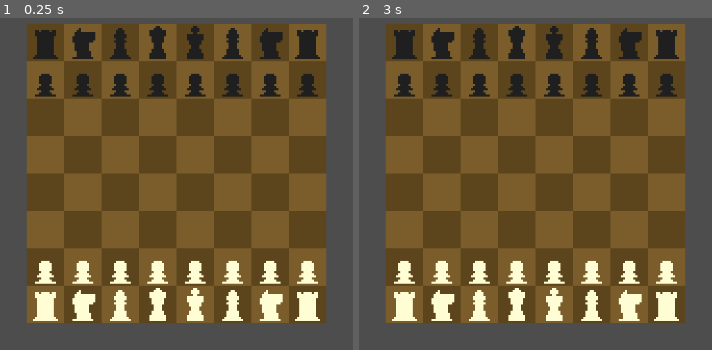
Above: before the commit, frames 1-2 (left to right).
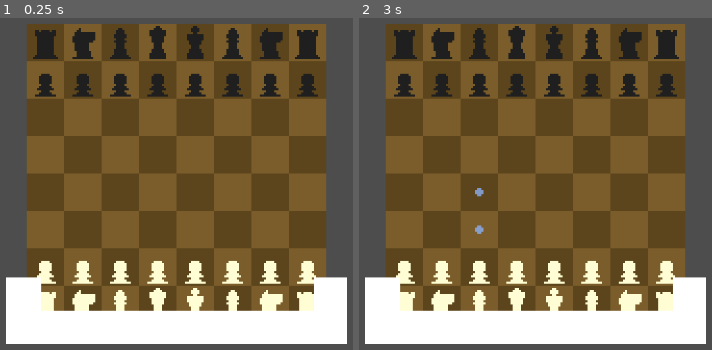
Above: after the commit, the same moments.

Repository: DavidBarta92/Golem-Chess
Game: Godot game, scene res://Scenes/main.tscn
Two runs of this game, one before a commit and one after it. Both use one fixed random seed, a clock stepped at 60 frames per second and the inputs below.
Inputs (mouse positions are in pixels of both pictures, inside the frame that each line leads up to):
- Up to frame 1 (0.25 s): no input
- Up to frame 2 (3 s): tap Enter at 0.5, 2 s; move the mouse to (711, 150) at 0.52 s; click (711, 150) at 0.67 s; tap Space at 1.25, 2.75 s; move the mouse to (376, 197) at 1.27 s; click (376, 197) at 1.42 s; move the mouse to (616, 74) at 2.02 s; click (616, 74) at 2.17 s; move the mouse to (496, 263) at 2.77 s; click (496, 263) at 2.92 s

The runs differ from the first frame. In frame 1, 12% of the frame differs, in the area x 1-99%, y 78-99%; in frame 2, 12%, in the area x 1-99%, y 51-99%.

Commit message:
classic moves validation

Diff:
--- a/Scenes/chess.gd
+++ b/Scenes/chess.gd
@@ -21,53 +21,101 @@
 const TURN_WHITE = preload("res://Assets/turn-white.png")
 const TURN_BLACK = preload("res://Assets/turn-black.png")
 
-@onready var pieces: Node2D = $Pieces
-@onready var dots: Node2D = $Dots
-@onready var turn: Sprite2D = $Turn
-
-#variables
-# -6 is = black king
-# -5 is = black queen
-# -4 is = black rook
-# -3 is = black bishop
-# -2 is = black knight
-# -1 is = black pawn
-# 0 is = empty
-# 6 is = white king
-# 5 is = white queen
-# 4 is = white rook
-# 3 is = white bishop
-# 2 is = white knight
-# 1 is = white pawn
+const PIECE_MOVE = preload("res://Assets/Piece_move.png")
+
+@onready var pieces = $Pieces
+@onready var dots = $Dots
+@onready var turn = $Turn
+@onready var white_pieces = $"../CanvasLayer/white_pieces"
+@onready var black_pieces = $"../CanvasLayer/black_pieces"
+
+#Variables
+# -6 = black king
+# -5 = black queen
+# -4 = black rook
+# -3 = black bishop
+# -2 = black knight
+# -1 = black pawn
+# 0 = empty
+# 6 = white king
+# 5 = white queen
+# 4 = white rook
+# 3 = white bishop
+# 2 = white knight
+# 1 = white pawn
 
 var board : Array
-var white : bool
-var state : bool
+var white : bool = true
+var state : bool = false
 var moves = []
 var selected_piece : Vector2
 
+var promotion_square = null
+
+var white_king = false
+var black_king = false
+var white_rook_left = false
+var white_rook_right = false
+var black_rook_left = false
+var black_rook_right = false
+
+var en_passant = null
+
+var white_king_pos = Vector2(0, 4)
+var black_king_pos = Vector2(7, 4)
+
+var fifty_move_rule = 0
+
+var unique_board_moves : Array = []
+var amount_of_same : Array = []
+
 func _ready():
-	board.append([4,2,3,5,6,3,2,4])
-	board.append([1,1,1,1,1,1,1,1])
-	board.append([0,0,0,0,0,0,0,0])
-	board.append([0,0,0,0,0,0,0,0])
-	board.append([0,0,0,0,0,0,0,0])
-	board.append([0,0,0,0,0,0,0,0])
-	board.append([-1,-1,-1,-1,-1,-1,-1,-1])
-	board.append([-4,-2,-3,-5,-6,-3,-2,-4])
+	board.append([4, 2, 3, 5, 6, 3, 2, 4])
+	board.append([1, 1, 1, 1, 1, 1, 1, 1])
+	board.append([0, 0, 0, 0, 0, 0, 0, 0])
+	board.append([0, 0, 0, 0, 0, 0, 0, 0])
+	board.append([0, 0, 0, 0, 0, 0, 0, 0])
+	board.append([0, 0, 0, 0, 0, 0, 0, 0])
+	board.append([-1, -1, -1, -1, -1, -1, -1, -1])
+	board.append([-4, -2, -3, -5, -6, -3, -2, -4])
 
 	display_board()
 
+	var white_buttons = get_tree().get_nodes_in_group("white_pieces")
+	var black_buttons = get_tree().get_nodes_in_group("black_pieces")
+
+	for button in white_buttons:
+		button.pressed.connect(self._on_button_pressed.bind(button))
+
+	for button in black_buttons:
+		button.pressed.connect(self._on_button_pressed.bind(button))
+
+func _input(event):
+	if event is InputEventMouseButton && event.pressed && promotion_square == null:
+		if event.button_index == MOUSE_BUTTON_LEFT:
+			if is_mouse_out(): return
+			var var1 = snapped(get_global_mouse_position().x, 0) / CELL_WIDTH
+			var var2 = abs(snapped(get_global_mouse_position().y, 0)) / CELL_WIDTH
+			if !state && (white && board[var2][var1] > 0 || !white && board[var2][var1] < 0):
+				selected_piece = Vector2(var2, var1)
+				show_options()
+				state = true
+			elif state: set_move(var2, var1)
+
+func is_mouse_out():
+	if get_rect().has_point(to_local(get_global_mouse_position())): return false
+	return true
+
 func display_board():
-
-	print("Displaying board, mérete: ", board.size(), "x", board[0].size())
+	for child in pieces.get_children():
+		child.queue_free()
 
 	for i in BOARD_SIZE:
 		for j in BOARD_SIZE:
 			var holder = TEXTURE_HOLDER.instantiate()
 			pieces.add_child(holder)
 			holder.global_position = Vector2(j * CELL_WIDTH + (CELL_WIDTH / 2), -i * CELL_WIDTH - (CELL_WIDTH / 2))
-			print("Holder pozíció: ", holder.global_position)
+
 			match board[i][j]:
 				-6: holder.texture = BLACK_KING
 				-5: holder.texture = BLACK_QUEEN
@@ -75,10 +123,433 @@
 				-3: holder.texture = BLACK_BISHOP
 				-2: holder.texture = BLACK_KNIGHT
 				-1: holder.texture = BLACK_PAWN
-				0 : holder.texture = null
+				0: holder.texture = null
 				6: holder.texture = WHITE_KING
 				5: holder.texture = WHITE_QUEEN
 				4: holder.texture = WHITE_ROOK
 				3: holder.texture = WHITE_BISHOP
 				2: holder.texture = WHITE_KNIGHT
 				1: holder.texture = WHITE_PAWN
+
+	if white: turn.texture = TURN_WHITE
+	else: turn.texture = TURN_BLACK
+
+func show_options():
+	moves = get_moves(selected_piece)
+	if moves == []:
+		state = false
+		return
+	show_dots()
+
+func show_dots():
+	for i in moves:
+		var holder = TEXTURE_HOLDER.instantiate()
+		dots.add_child(holder)
+		holder.texture = PIECE_MOVE
+		holder.global_position = Vector2(i.y * CELL_WIDTH + (CELL_WIDTH / 2), -i.x * CELL_WIDTH - (CELL_WIDTH / 2))
+
+func delete_dots():
+	for child in dots.get_children():
+		child.queue_free()
+
+func set_move(var2, var1):
+	var just_now = false
+	for i in moves:
+		if i.x == var2 && i.y == var1:
+			fifty_move_rule += 1
+			if is_enemy(Vector2(var2, var1)): fifty_move_rule = 0
+			match board[selected_piece.x][selected_piece.y]:
+				1:
+					fifty_move_rule = 0
+					if i.x == 7: promote(i)
+					if i.x == 3 && selected_piece.x == 1:
+						en_passant = i
+						just_now = true
+					elif en_passant != null:
+						if en_passant.y == i.y && selected_piece.y != i.y && en_passant.x == selected_piece.x:
+							board[en_passant.x][en_passant.y] = 0
+				-1:
+					fifty_move_rule = 0
+					if i.x == 0: promote(i)
+					if i.x == 4 && selected_piece.x == 6:
+						en_passant = i
+						just_now = true
+					elif en_passant != null:
+						if en_passant.y == i.y && selected_piece.y != i.y && en_passant.x == selected_piece.x:
+							board[en_passant.x][en_passant.y] = 0
+				4:
+					if selected_piece.x == 0 && selected_piece.y == 0: white_rook_left = true
+					elif selected_piece.x == 0 && selected_piece.y == 7: white_rook_right = true
+				-4:
+					if selected_piece.x == 7 && selected_piece.y == 0: black_rook_left = true
+					elif selected_piece.x == 7 && selected_piece.y == 7: black_rook_right = true
+				6:
+					if selected_piece.x == 0 && selected_piece.y == 4:
+						white_king = true
+						if i.y == 2:
+							white_rook_left = true
+							white_rook_right = true
+							board[0][0] = 0
+							board[0][3] = 4
+						elif i.y == 6:
+							white_rook_left = true
+							white_rook_right = true
+							board[0][7] = 0
+							board[0][5] = 4
+					white_king_pos = i
+				-6:
+					if selected_piece.x == 7 && selected_piece.y == 4:
+						black_king = true
+						if i.y == 2:
+							black_rook_left = true
+							black_rook_right = true
+							board[7][0] = 0
+							board[7][3] = -4
+						elif i.y == 6:
+							black_rook_left = true
+							black_rook_right = true
+							board[7][7] = 0
+							board[7][5] = -4
+					black_king_pos = i
+			if !just_now: en_passant = null
+			board[var2][var1] = board[selected_piece.x][selected_piece.y]
+			board[selected_piece.x][selected_piece.y] = 0
+			white = !white
+			threefold_position(board)
+			display_board()
+			break
+	delete_dots()
+	state = false
+
+	if (selected_piece.x != var2 || selected_piece.y != var1) && (white && board[var2][var1] > 0 || !white && board[var2][var1] < 0):
+		selected_piece = Vector2(var2, var1)
+		show_options()
+		state = true
+	elif is_stalemate():
+		if white && is_in_check(white_king_pos) || !white && is_in_check(black_king_pos): print("CHECKMATE")
+		else: print("DRAW")
+
+	if fifty_move_rule == 50: print("DRAW")
+	elif insuficient_material(): print("DRAW")
+
+func get_moves(selected : Vector2):
+	var _moves = []
+	match abs(board[selected.x][selected.y]):
+		1: _moves = get_pawn_moves(selected)
+		2: _moves = get_knight_moves(selected)
+		3: _moves = get_bishop_moves(selected)
+		4: _moves = get_rook_moves(selected)
+		5: _moves = get_queen_moves(selected)
+		6: _moves = get_king_moves(selected)
+
+	return _moves
+
+func get_rook_moves(piece_position : Vector2):
+	var _moves = []
+	var directions = [Vector2(0, 1), Vector2(0, -1), Vector2(1, 0), Vector2(-1, 0)]
+
+	for i in directions:
+		var pos = piece_position
+		pos += i
+		while is_valid_position(pos):
+			if is_empty(pos):
+				board[pos.x][pos.y] = 4 if white else -4
+				board[piece_position.x][piece_position.y] = 0
+				if white && !is_in_check(white_king_pos) || !white && !is_in_check(black_king_pos): _moves.append(pos)
+				board[pos.x][pos.y] = 0
+				board[piece_position.x][piece_position.y] = 4 if white else -4
+			elif is_enemy(pos):
+				var t = board[pos.x][pos.y]
+				board[pos.x][pos.y] = 4 if white else -4
+				board[piece_position.x][piece_position.y] = 0
+				if white && !is_in_check(white_king_pos) || !white && !is_in_check(black_king_pos): _moves.append(pos)
+				board[pos.x][pos.y] = t
+				board[piece_position.x][piece_position.y] = 4 if white else -4
+				break
+			else: break
+
+			pos += i
+
+	return _moves
+
+func get_bishop_moves(piece_position : Vector2):
+	var _moves = []
+	var directions = [Vector2(1, 1), Vector2(1, -1), Vector2(-1, 1), Vector2(-1, -1)]
+
+	for i in directions:
+		var pos = piece_position
+		pos += i
+		while is_valid_position(pos):
+			if is_empty(pos):
+				board[pos.x][pos.y] = 3 if white else -3
+				board[piece_position.x][piece_position.y] = 0
+				if white && !is_in_check(white_king_pos) || !white && !is_in_check(black_king_pos): _moves.append(pos)
+				board[pos.x][pos.y] = 0
+				board[piece_position.x][piece_position.y] = 3 if white else -3
+			elif is_enemy(pos):
+				var t = board[pos.x][pos.y]
+				board[pos.x][pos.y] = 3 if white else -3
+				board[piece_position.x][piece_position.y] = 0
+				if white && !is_in_check(white_king_pos) || !white && !is_in_check(black_king_pos): _moves.append(pos)
+				board[pos.x][pos.y] = t
+				board[piece_position.x][piece_position.y] = 3 if white else -3
+				break
+			else: break
+
+			pos += i
+
+	return _moves
+
+func get_queen_moves(piece_position : Vector2):
+	var _moves = []
+	var directions = [Vector2(0, 1), Vector2(0, -1), Vector2(1, 0), Vector2(-1, 0),
+	Vector2(1, 1), Vector2(1, -1), Vector2(-1, 1), Vector2(-1, -1)]
+
+	for i in directions:
+		var pos = piece_position
+		pos += i
+		while is_valid_position(pos):
+			if is_empty(pos):
+				board[pos.x][pos.y] = 5 if white else -5
+				board[piece_position.x][piece_position.y] = 0
+				if white && !is_in_check(white_king_pos) || !white && !is_in_check(black_king_pos): _moves.append(pos)
+				board[pos.x][pos.y] = 0
+				board[piece_position.x][piece_position.y] = 5 if white else -5
+			elif is_enemy(pos):
+				var t = board[pos.x][pos.y]
+				board[pos.x][pos.y] = 5 if white else -5
+				board[piece_position.x][piece_position.y] = 0
+				if white && !is_in_check(white_king_pos) || !white && !is_in_check(black_king_pos): _moves.append(pos)
+				board[pos.x][pos.y] = t
+				board[piece_position.x][piece_position.y] = 5 if white else -5
+				break
+			else: break
+
+			pos += i
+
+	return _moves
+
+func get_king_moves(piece_position : Vector2):
+	var _moves = []
+	var directions = [Vector2(0, 1), Vector2(0, -1), Vector2(1, 0), Vector2(-1, 0),
+	Vector2(1, 1), Vector2(1, -1), Vector2(-1, 1), Vector2(-1, -1)]
+
+	if white:
+		board[white_king_pos.x][white_king_pos.y] = 0
+	else:
+		board[black_king_pos.x][black_king_pos.y] = 0
+
+	for i in directions:
+		var pos = piece_position + i
+		if is_valid_position(pos):
+			if !is_in_check(pos):
+				if is_empty(pos): _moves.append(pos)
+				elif is_enemy(pos):
+					_moves.append(pos)
+
+	if white && !white_king:
+		if !white_rook_left && is_empty(Vector2(0, 1)) && is_empty(Vector2(0, 2)) && !is_in_check(Vector2(0, 2)) && is_empty(Vector2(0, 3)) && !is_in_check(Vector2(0, 3)) && !is_in_check(Vector2(0, 4)):
+			_moves.append(Vector2(0, 2))
+		if !white_rook_right && !is_in_check(Vector2(0, 4)) && is_empty(Vector2(0, 5)) && !is_in_check(Vector2(0, 5)) && is_empty(Vector2(0, 6)) && !is_in_check(Vector2(0, 6)):
+			_moves.append(Vector2(0, 6))
+	elif !white && !black_king:
+		if !black_rook_left && is_empty(Vector2(7, 1)) && is_empty(Vector2(7, 2)) && !is_in_check(Vector2(7, 2)) && is_empty(Vector2(7, 3)) && !is_in_check(Vector2(7, 3)) && !is_in_check(Vector2(7, 4)):
+			_moves.append(Vector2(7, 2))
+		if !black_rook_right && !is_in_check(Vector2(7, 4)) && is_empty(Vector2(7, 5)) && !is_in_check(Vector2(7, 5)) && is_empty(Vector2(7, 6)) && !is_in_check(Vector2(7, 6)):
+			_moves.append(Vector2(7, 6))
+
+	if white:
+		board[white_king_pos.x][white_king_pos.y] = 6
+	else:
+		board[black_king_pos.x][black_king_pos.y] = -6
+
+	return _moves
+
+func get_knight_moves(piece_position : Vector2):
+	var _moves = []
+	var directions = [Vector2(2, 1), Vector2(2, -1), Vector2(1, 2), Vector2(1, -2),
+	Vector2(-2, 1), Vector2(-2, -1), Vector2(-1, 2), Vector2(-1, -2)]
+
+	for i in directions:
+		var pos = piece_position + i
+		if is_valid_position(pos):
+			if is_empty(pos):
+				board[pos.x][pos.y] = 2 if white else -2
+				board[piece_position.x][piece_position.y] = 0
+				if white && !is_in_check(white_king_pos) || !white && !is_in_check(black_king_pos): _moves.append(pos)
+				board[pos.x][pos.y] = 0
+				board[piece_position.x][piece_position.y] = 2 if white else -2
+			elif is_enemy(pos):
+				var t = board[pos.x][pos.y]
+				board[pos.x][pos.y] = 2 if white else -2
+				board[piece_position.x][piece_position.y] = 0
+				if white && !is_in_check(white_king_pos) || !white && !is_in_check(black_king_pos): _moves.append(pos)
+				board[pos.x][pos.y] = t
+				board[piece_position.x][piece_position.y] = 2 if white else -2
+
+	return _moves
+
+func get_pawn_moves(piece_position : Vector2):
+	var _moves = []
+	var direction
+	var is_first_move = false
+
+	if white: direction = Vector2(1, 0)
+	else: direction = Vector2(-1, 0)
+
+	if white && piece_position.x == 1 || !white && piece_position.x == 6: is_first_move = true
+
+	if en_passant != null && (white && piece_position.x == 4 || !white && piece_position.x == 3) && abs(en_passant.y - piece_position.y) == 1:
+		var pos = en_passant + direction
+		board[pos.x][pos.y] = 1 if white else -1
+		board[piece_position.x][piece_position.y] = 0
+		board[en_passant.x][en_passant.y] = 0
+		if white && !is_in_check(white_king_pos) || !white && !is_in_check(black_king_pos): _moves.append(pos)
+		board[pos.x][pos.y] = 0
+		board[piece_position.x][piece_position.y] = 1 if white else -1
+		board[en_passant.x][en_passant.y] = -1 if white else 1
+
+	var pos = piece_position + direction
+	if is_empty(pos):
+		board[pos.x][pos.y] = 1 if white else -1
+		board[piece_position.x][piece_position.y] = 0
+		if white && !is_in_check(white_king_pos) || !white && !is_in_check(black_king_pos): _moves.append(pos)
+		board[pos.x][pos.y] = 0
+		board[piece_position.x][piece_position.y] = 1 if white else -1
+
+	pos = piece_position + Vector2(direction.x, 1)
+	if is_valid_position(pos):
+		if is_enemy(pos):
+			var t = board[pos.x][pos.y]
+			board[pos.x][pos.y] = 1 if white else -1
+			board[piece_position.x][piece_position.y] = 0
+			if white && !is_in_check(white_king_pos) || !white && !is_in_check(black_king_pos): _moves.append(pos)
+			board[pos.x][pos.y] = t
+			board[piece_position.x][piece_position.y] = 1 if white else -1
+	pos = piece_position + Vector2(direction.x, -1)
+	if is_valid_position(pos):
+		if is_enemy(pos):
+			var t = board[pos.x][pos.y]
+			board[pos.x][pos.y] = 1 if white else -1
+			board[piece_position.x][piece_position.y] = 0
+			if white && !is_in_check(white_king_pos) || !white && !is_in_check(black_king_pos): _moves.append(pos)
+			board[pos.x][pos.y] = t
+			board[piece_position.x][piece_position.y] = 1 if white else -1
+
+	pos = piece_position + direction * 2
+	if is_first_move && is_empty(pos) && is_empty(piece_position + direction):
+		board[pos.x][pos.y] = 1 if white else -1
+		board[piece_position.x][piece_position.y] = 0
+		if white && !is_in_check(white_king_pos) || !white && !is_in_check(black_king_pos): _moves.append(pos)
+		board[pos.x][pos.y] = 0
+		board[piece_position.x][piece_position.y] = 1 if white else -1
+
+	return _moves
+
+func is_valid_position(pos : Vector2):
+	if pos.x >= 0 && pos.x < BOARD_SIZE && pos.y >= 0 && pos.y < BOARD_SIZE: return true
+	return false
+
+func is_empty(pos : Vector2):
+	if board[pos.x][pos.y] == 0: return true
+	return false
+
+func is_enemy(pos : Vector2):
+	if white && board[pos.x][pos.y] < 0 || !white && board[pos.x][pos.y] > 0: return true
+	return false
+
+func promote(_var : Vector2):
+	promotion_square = _var
+	white_pieces.visible = white
+	black_pieces.visible = !white
+
+func _on_button_pressed(button):
+	var num_char = int(button.name.substr(0, 1))
+	board[promotion_square.x][promotion_square.y] = -num_char if white else num_char
+	white_pieces.visible = false
+	black_pieces.visible = false
+	promotion_square = null
+	display_board()
+
+func is_in_check(king_pos: Vector2):
+	var directions = [Vector2(0, 1), Vector2(0, -1), Vector2(1, 0), Vector2(-1, 0),
+	Vector2(1, 1), Vector2(1, -1), Vector2(-1, 1), Vector2(-1, -1)]
+
+	var pawn_direction = 1 if white else -1
+	var pawn_attacks = [
+		king_pos + Vector2(pawn_direction, 1),
+		king_pos + Vector2(pawn_direction, -1)
+	]
+
+	for i in pawn_attacks:
+		if is_valid_position(i):
+			if white && board[i.x][i.y] == -1 || !white && board[i.x][i.y] == 1: return true
+
+	for i in directions:
+		var pos = king_pos + i
+		if is_valid_position(pos):
+			if white && board[pos.x][pos.y] == -6 || !white && board[pos.x][pos.y] == 6: return true
+
+	for i in directions:
+		var pos = king_pos + i
+		while is_valid_position(pos):
+			if !is_empty(pos):
+				var piece = board[pos.x][pos.y]
+				if (i.x == 0 || i.y == 0) && (white && piece in [-4, -5] || !white && piece in [4, 5]):
+					return true
+				elif (i.x != 0 && i.y != 0) && (white && piece in [-3, -5] || !white && piece in [3, 5]):
+					return true
+				break
+			pos += i
+
+	var knight_directions = [Vector2(2, 1), Vector2(2, -1), Vector2(1, 2), Vector2(1, -2),
+	Vector2(-2, 1), Vector2(-2, -1), Vector2(-1, 2), Vector2(-1, -2)]
+
+	for i in knight_directions:
+		var pos = king_pos + i
+		if is_valid_position(pos):
+			if white && board[pos.x][pos.y] == -2 || !white && board[pos.x][pos.y] == 2:
+				return true
+
+	return false
+
+func is_stalemate():
+	if white:
+		for i in BOARD_SIZE:
+			for j in BOARD_SIZE:
+				if board[i][j] > 0:
+					if get_moves(Vector2(i, j)) != []: return false
+
+	else:
+		for i in BOARD_SIZE:
+			for j in BOARD_SIZE:
+				if board[i][j] < 0:
+					if get_moves(Vector2(i, j)) != []: return false
+	return true
+
+func insuficient_material():
+	var white_piece = 0
+	var black_piece = 0
+
+	for i in BOARD_SIZE:
+		for j in BOARD_SIZE:
+			match board[i][j]:
+				2, 3:
+					if white_piece == 0: white_piece += 1
+					else: return false
+				-2, -3:
+					if black_piece == 0: black_piece += 1
+					else: return false
+				6, -6, 0: pass
+				_: #4 -4 1 -1 -5 5
+					return false
+	return true
+
+func threefold_position(var1 : Array):
+	for i in unique_board_moves.size():
+		if var1 == unique_board_moves[i]:
+			amount_of_same[i] += 1
+			if amount_of_same[i] >= 3: print("DRAW")
+			return
+	unique_board_moves.append(var1.duplicate(true))
+	amount_of_same.append(1)
Not shown, added: Scenes/board.tscn3834333426.tmp
Not shown, added: Scenes/board.tscn4597667203.tmp
Not shown, added: Scenes/board.tscn7073209188.tmp
